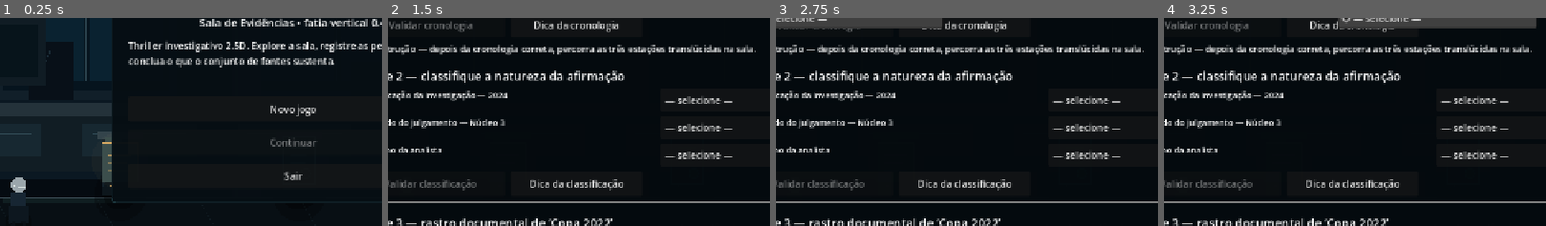
Above: before the commit, frames 1-4 (left to right).
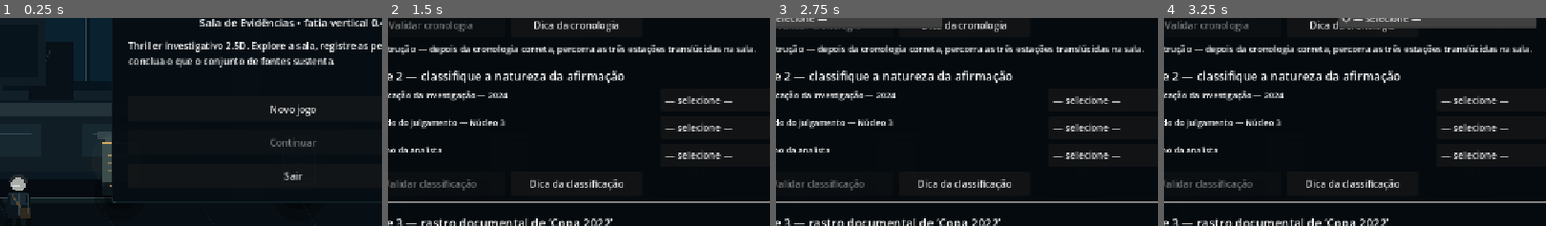
Above: after the commit, the same moments.

Repository: brunosantoss9719-ux/copa-2022
Game: Godot game, scene res://scenes/Main.tscn
The game is run twice, just before and just after one commit, with the same random seed, the same clock (stepped at 60 frames per second) and the same inputs.
Inputs:
- Up to frame 1 (0.25 s): no input
- Up to frame 2 (1.5 s): click "Novo jogo" at 0.5 s; tap Enter at 1.25 s; hold D (move_right) from 1.28 s (still down); hold Tab (case_board) from 1.28 s (still down)
- Up to frame 3 (2.75 s): release D (move_right) at 2 s; release Tab (case_board) at 2 s; click "— selecione —" at 2 s
- Up to frame 4 (3.25 s): click "— selecione —" at 2.75 s
The pictures show only the part of the screen within x 12-62%, y 33-83%; the shares and areas given below are measured in that part.

The runs differ from the first frame. In frame 1, 0.4% of the frame differs, in the area x 2-8%, y 75-97%; in frame 2, less than 0.1%; in frame 3, less than 0.1%; in frame 4, less than 0.1%.

Commit message:
feat: redraw investigator silhouette

Diff:
--- a/scripts/player.gd
+++ b/scripts/player.gd
@@ -42,11 +42,36 @@
 	queue_redraw()
 
 func _draw() -> void:
-	var bob := sin(_walk_phase) * 2.0 if absf(velocity.x) > 1.0 else 0.0
-	draw_circle(Vector2(0, 43), 22.0, Color(0.0, 0.0, 0.0, 0.28))
-	draw_rect(Rect2(-13, -8 + bob, 26, 48), Color("#172633"), true)
-	draw_rect(Rect2(-16, 16 + bob, 32, 26), Color("#0d171f"), true)
-	draw_circle(Vector2(0, -21 + bob), 13.0, Color("#9ba6ab"))
-	draw_line(Vector2(-8 * _facing, -19 + bob), Vector2(13 * _facing, -16 + bob), Color("#d8e0df"), 2.0)
-	draw_line(Vector2(-8, 41), Vector2(-12, 57), Color("#0a1117"), 6.0)
-	draw_line(Vector2(8, 41), Vector2(12, 57), Color("#0a1117"), 6.0)
+	var walking := absf(velocity.x) > 1.0
+	var bob := sin(_walk_phase) * 1.8 if walking else 0.0
+	var stride := sin(_walk_phase) * 6.0 if walking else 0.0
+	var coat := Color("#1a2933")
+	var coat_dark := Color("#0c151b")
+	var skin := Color("#a9ada9")
+	var rim := Color(0.52, 0.80, 0.78, 0.28)
+
+	# Sombra de contato.
+	draw_circle(Vector2(0, 48), 24.0, Color(0.0, 0.0, 0.0, 0.34))
+
+	# Pernas separadas para dar leitura de caminhada.
+	draw_line(Vector2(-7, 27 + bob), Vector2(-9 - stride * 0.45, 55), coat_dark, 7.0)
+	draw_line(Vector2(7, 27 + bob), Vector2(9 + stride * 0.45, 55), coat_dark, 7.0)
+	draw_line(Vector2(-10 - stride * 0.45, 55), Vector2(-2 - stride * 0.45, 55), Color("#050a0d"), 4.0)
+	draw_line(Vector2(10 + stride * 0.45, 55), Vector2(18 + stride * 0.45, 55), Color("#050a0d"), 4.0)
+
+	# Casaco e camisa. O recorte lateral é mais legível sobre o cenário escuro.
+	draw_rect(Rect2(-15, -8 + bob, 30, 43), coat, true)
+	draw_rect(Rect2(-18, 12 + bob, 36, 23), coat_dark, true)
+	draw_line(Vector2(0, -5 + bob), Vector2(0, 30 + bob), Color("#31434c"), 1.4)
+	draw_line(Vector2(-15, -4 + bob), Vector2(-20 * _facing, 25 + bob), coat_dark, 6.0)
+	draw_line(Vector2(15, -4 + bob), Vector2(18 * _facing, 25 + bob), coat_dark, 6.0)
+
+	# Pasta transversal — silhueta de investigadora, não de personagem de ação.
+	draw_line(Vector2(-11 * _facing, -4 + bob), Vector2(12 * _facing, 29 + bob), Color("#584a36"), 3.0)
+	draw_rect(Rect2(8 * _facing - 7, 18 + bob, 18, 16), Color("#30291f"), true)
+
+	# Cabeça, cabelo e luz de recorte.
+	draw_circle(Vector2(0, -23 + bob), 13.0, skin)
+	draw_arc(Vector2(0, -23 + bob), 13.4, PI * 1.05, TAU * 0.98, 18, Color("#252a2c"), 5.0)
+	draw_line(Vector2(-11 * _facing, -20 + bob), Vector2(11 * _facing, -18 + bob), Color("#d0d7d4"), 1.5)
+	draw_line(Vector2(16, -6 + bob), Vector2(16, 28 + bob), rim, 2.0)
